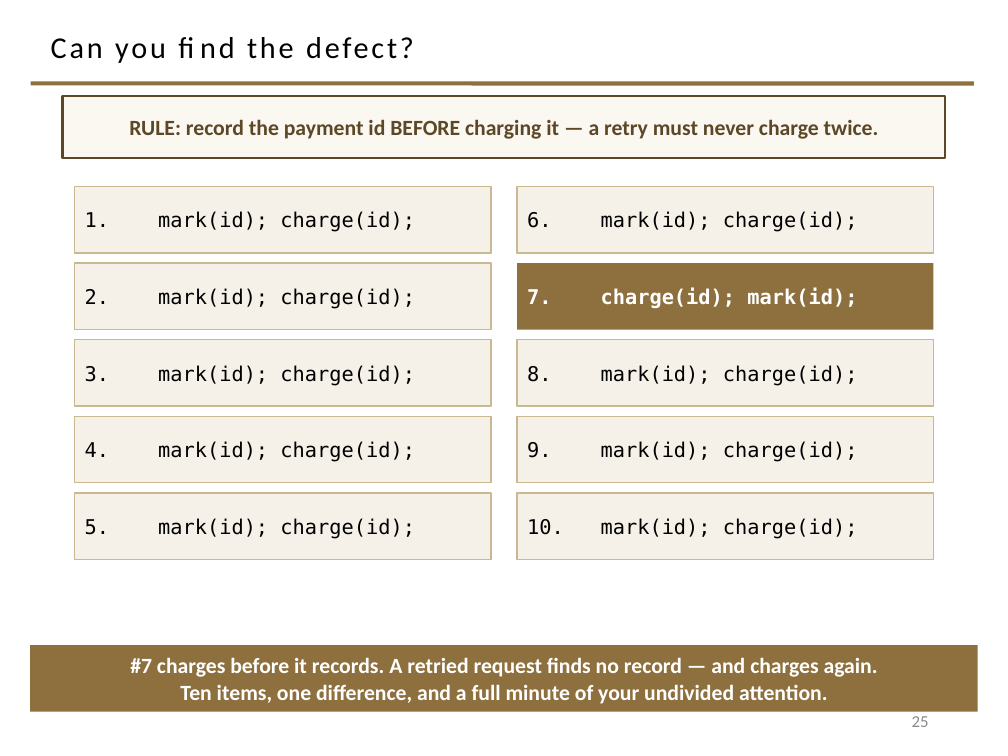
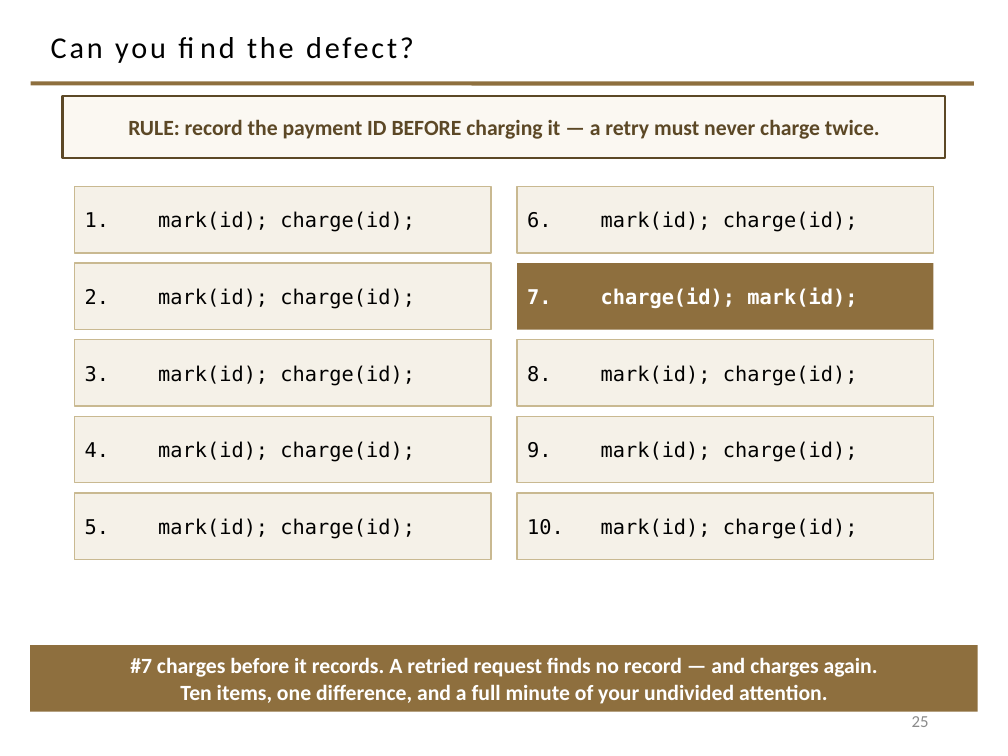
Before and after one commit to davisjam/model-based-agentic-software-engineering, a slide deck: slide 25 of course/lectures/act-1-foundations/08-validation/1-8-Validation.pptx. Drawn at 1008x756 pixels with LibreOffice and Linux fonts; fonts in the diff are those of the drawing; background and template pictures are left out. Boxes give left, top, right and bottom in pixels: in the first picture for what was removed or moved away, otherwise in the second. Text is boxed around its words. In the diff, an @@ line names an element or a change of style, - is before the commit and + after.

```diff
--- a/course/lectures/act-1-foundations/08-validation/1-8-Validation.pptx
+++ b/course/lectures/act-1-foundations/08-validation/1-8-Validation.pptx
@@ text in rectangle at box(128, 119, 880, 139): text changed @@
-RULE: record the payment id BEFORE charging it — a retry must never charge twice.
+RULE: record the payment ID BEFORE charging it — a retry must never charge twice.
```
Also in this commit, not shown: 10 other slides changed.
